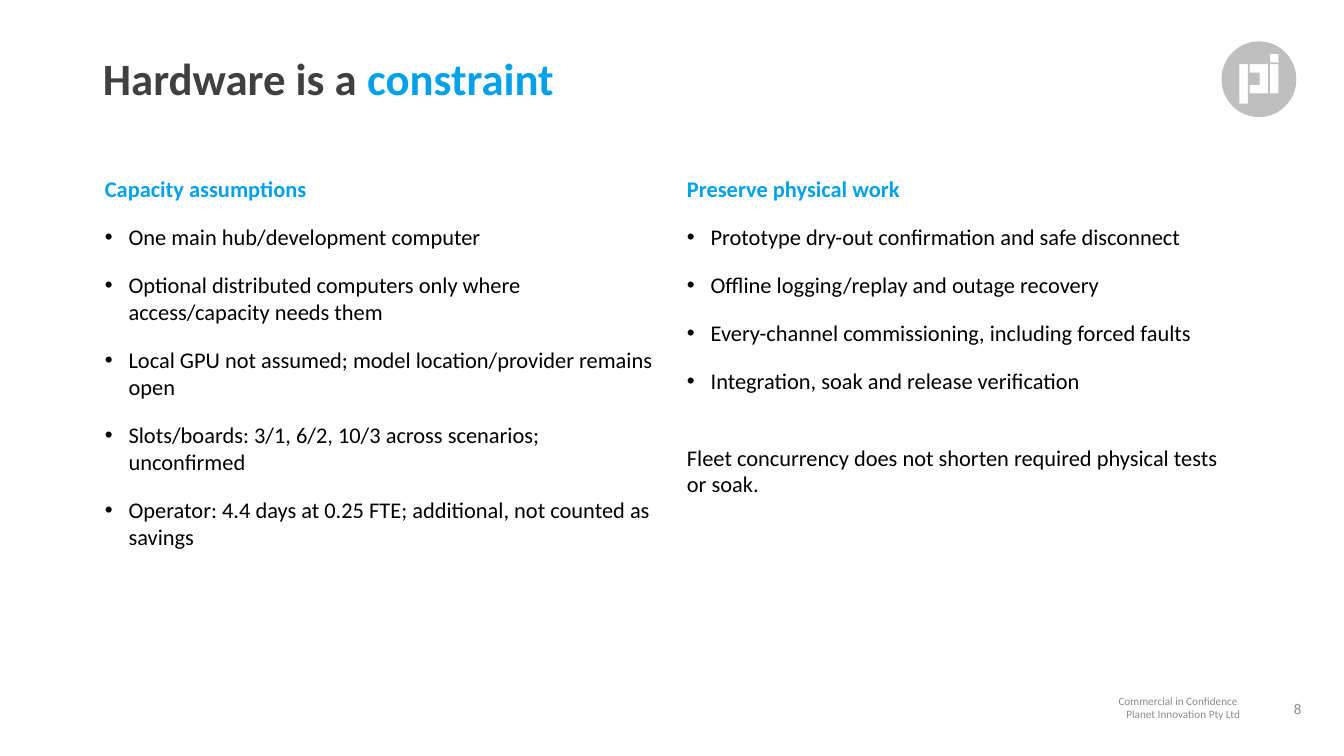
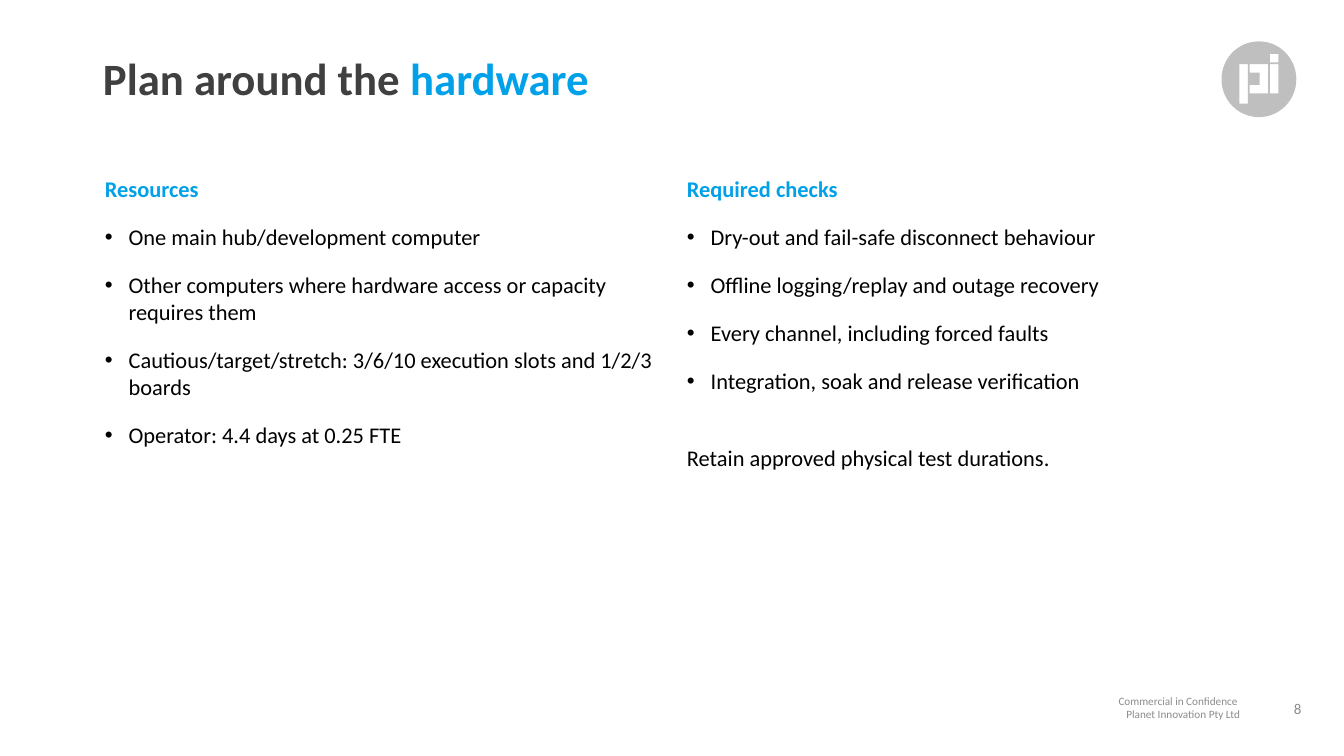
Before and after one commit to andrewleech/omp-connected, a slide deck: slide 8 of planning/fleets/20261117_fleet-pitch.pptx. Drawn at 1344x756 pixels with LibreOffice and Linux fonts; fonts in the diff are those of the drawing. Boxes give left, top, right and bottom in pixels: in the first picture for what was removed or moved away, otherwise in the second. Text is boxed around its words. In the diff, an @@ line names an element or a change of style, - is before the commit and + after.

Commit message:
Rewrite fleet reports and pitch in Andrew’s writing style

```diff
--- a/planning/fleets/20261117_fleet-pitch.pptx
+++ b/planning/fleets/20261117_fleet-pitch.pptx
@@ title at bbox=[103, 63, 588, 96]: text changed @@
-Hardware is a constraint
+Plan around the hardware
@@ text at bbox=[105, 182, 199, 197]: text changed @@
-Capacity assumptions
+Resources
@@ text at bbox=[687, 181, 1096, 249]: text changed @@
-Preserve physical work
-• Prototype dry-out confirmation and safe disconnect
+Required checks
+• Dry-out and fail-safe disconnect behaviour
@@ text at bbox=[129, 277, 651, 447]: text changed @@
-• Optional distributed computers only where access/capacity needs them
-• Local GPU not assumed; model location/provider remains open
-• Slots/boards: 3/1, 6/2, 10/3 across scenarios; unconfirmed
-• Operator: 4.4 days at 0.25 FTE; additional, not counted as savings
+• Other computers where hardware access or capacity requires them
+• Cautious/target/stretch: 3/6/10 execution slots and 1/2/3 boards
+• Operator: 4.4 days at 0.25 FTE
@@ text at bbox=[711, 325, 1048, 345]: text changed @@
-• Every-channel commissioning, including forced faults
+• Every channel, including forced faults
@@ text at bbox=[687, 450, 1050, 470]: text changed @@
-Fleet concurrency does not shorten required physical tests or soak.
+Retain approved physical test durations.
```
Also in this commit, not shown: 11 other slides changed, 13 other files.
